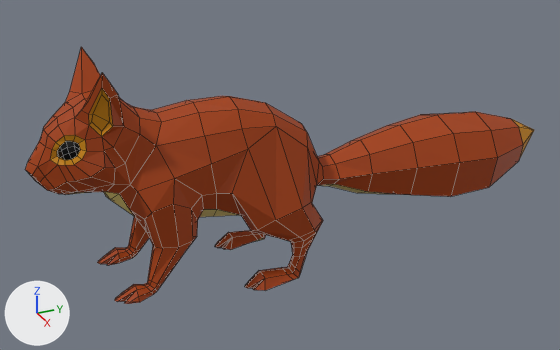
An edit to the Blender file 03/03-08-SQUIRREL.blend, drawn before and after from the same camera.
Rendered twice from a camera (50 mm lens) standing at (0.447, -0.161, 0.276) and looking at (-0.003, 0.041, 0.051). Lighting does not change. The marker at lower left points along +X, +Y and +Z. The first picture is the older version. Mesh edges are drawn as thin lines.

The first picture shows 'SQUIRREL'.
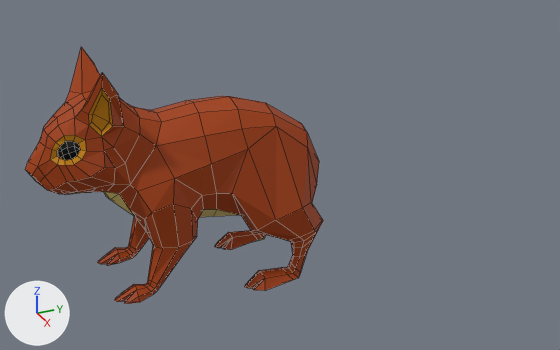
What changed in the scene script:
```text
Change ob_squirrel:
    add _m = ob_squirrel.modifiers.new('Mask.001', 'MASK')
    add _m.vertex_group = 'mask-tail'
    add _m.invert_vertex_group = True
```

Location of each change, [x1, y1, x2, y2] in pixels of the pictures (560 x 350 px):
'SQUIRREL', modifiers changed (41% narrower)
    before: [25, 47, 534, 304]
    after: [25, 47, 323, 304]
